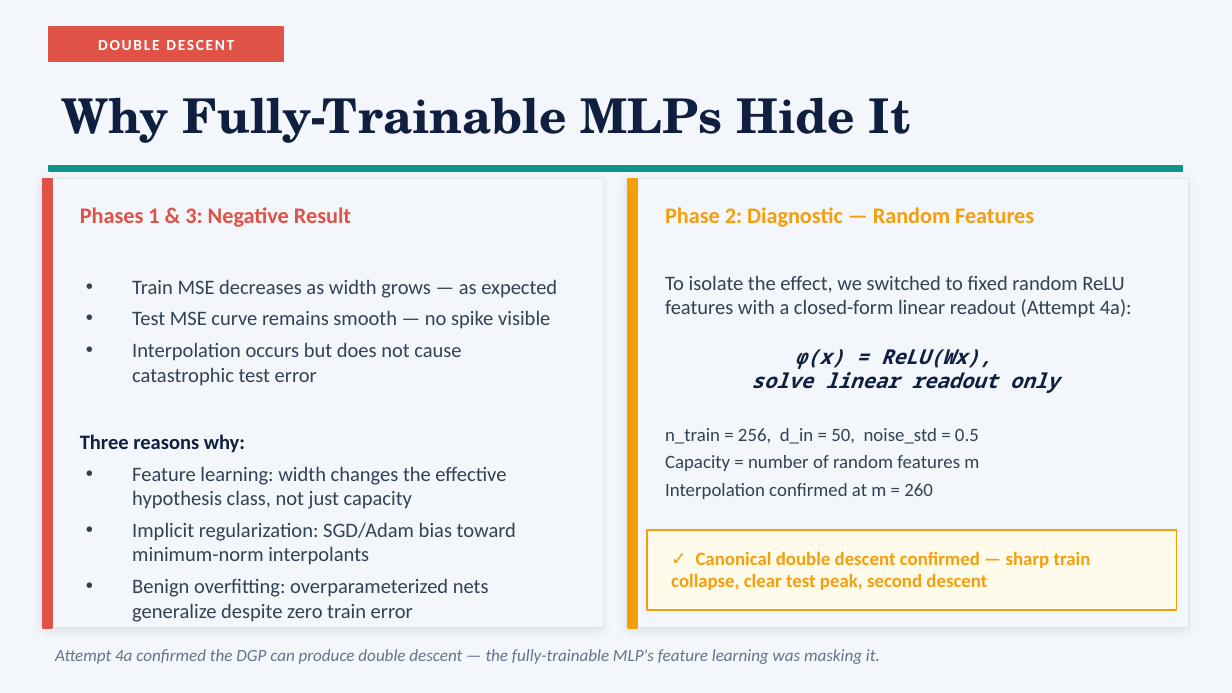
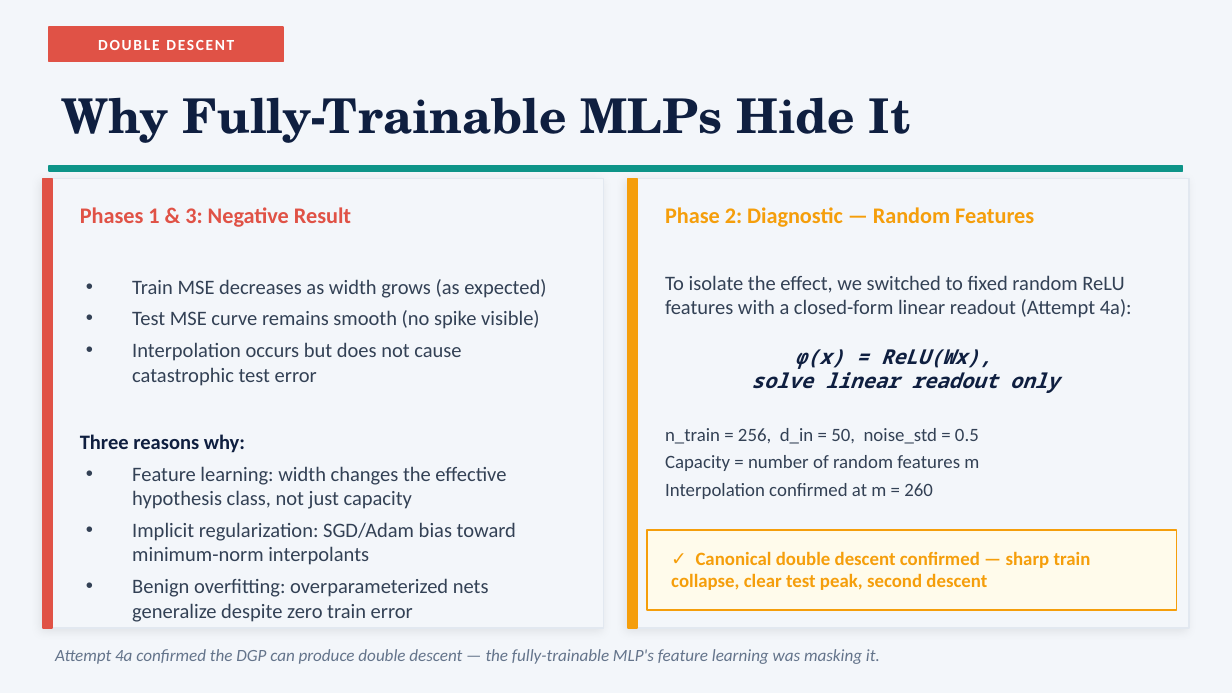
Before and after one commit to LeJ7-commits/double-descent-overparameterized-mlps, a slide deck: slide 6 of slides/double_descent_presentation.pptx. Drawn at 1232x693 pixels with LibreOffice and Linux fonts; fonts in the diff are those of the drawing. Boxes give left, top, right and bottom in pixels: in the first picture for what was removed or moved away, otherwise in the second. Text is boxed around its words. In the diff, an @@ line names an element or a change of style, - is before the commit and + after.

```diff
--- a/slides/double_descent_presentation.pptx
+++ b/slides/double_descent_presentation.pptx
@@ text at bbox=[132, 279, 546, 329]: text changed @@
-• Train MSE decreases as width grows — as expected
-• Test MSE curve remains smooth — no spike visible
+• Train MSE decreases as width grows (as expected)
+• Test MSE curve remains smooth (no spike visible)
```
Also in this commit, not shown: 2 other slides changed.
